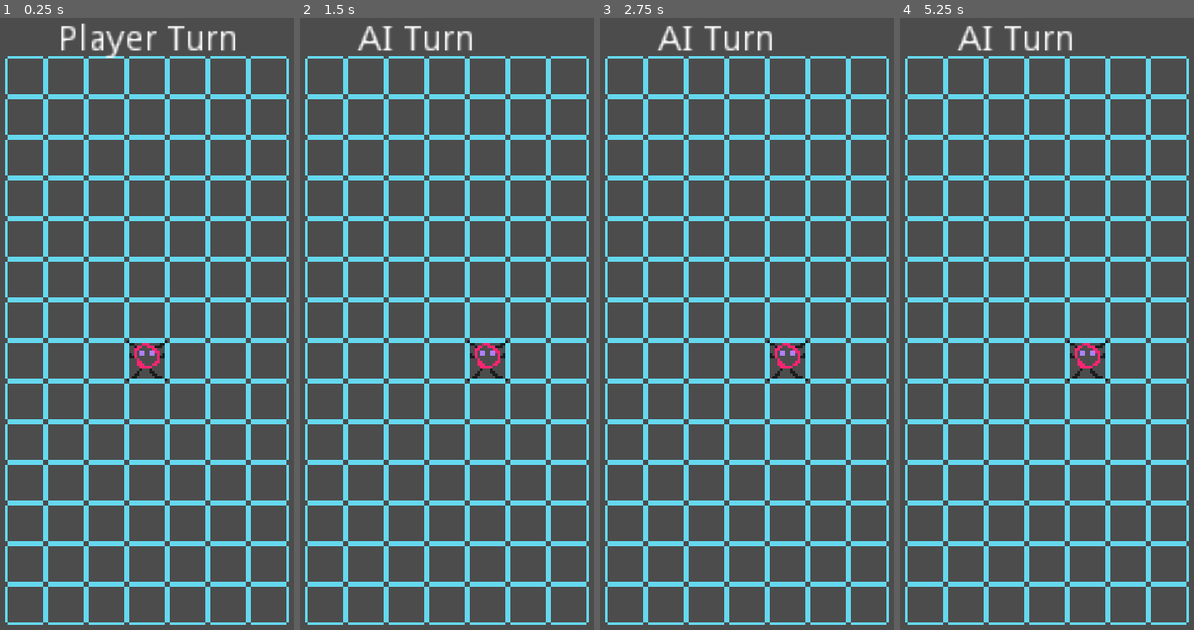
Above: before the commit, frames 1-4 (left to right).
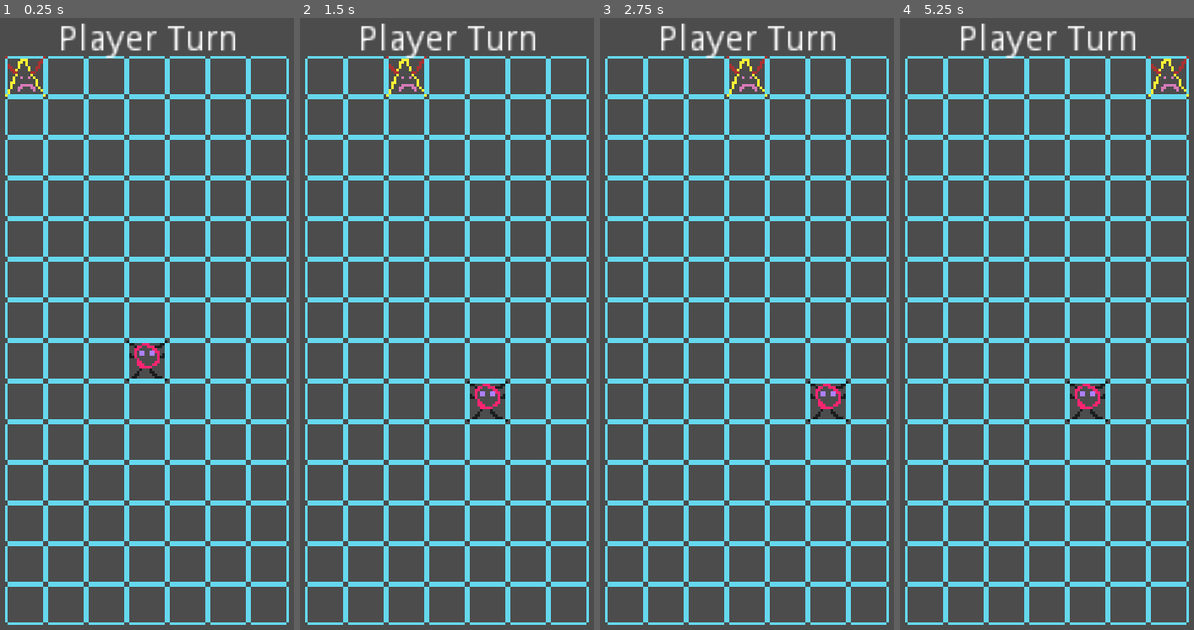
Above: after the commit, the same moments.

Repository: rivergillis/kinda-2048
Game: Godot game, scene res://scenes/Main.tscn
Two runs of this game, one before a commit and one after it. Both use one fixed random seed, a clock stepped at 60 frames per second and the inputs below.
Inputs:
- Up to frame 1 (0.25 s): no input
- Up to frame 2 (1.5 s): tap Enter at 0.5 s; hold Right (move_right) 0.53-1.28 s; tap Space at 1.25 s; hold Down (move_down) from 1.28 s (still down)
- Up to frame 3 (2.75 s): tap Enter at 2 s; release Down (move_down) at 2.03 s; hold Right (move_right) from 2.03 s (still down)
- Up to frame 4 (5.25 s): tap Space at 2.75, 4.25 s; release Right (move_right) at 2.78 s; hold Up (move_up) 2.78-3.53 s; tap Enter at 3.5 s; hold Left (move_left) 3.53-5.03 s; hold Down (move_down) from 5.03 s (still down)

The runs differ from the first frame. In frame 1, 0.2% of the frame differs, in the area x 1-16%, y 6-13%; in frame 2, 2.1%, in the area x 19-81%, y 0-66%; in frame 3, 2.1%; in frame 4, 2.1%.

Commit message:
Enemy moves on turn

Diff:
--- a/project.godot
+++ b/project.godot
@@ -9,6 +9,11 @@
 config_version=4
 
 _global_script_classes=[ {
+"base": "KinematicBody2D",
+"class": "Enemy",
+"language": "GDScript",
+"path": "res://scripts/Enemy.gd"
+}, {
 "base": "KinematicBody2D",
 "class": "Player",
 "language": "GDScript",
@@ -30,6 +35,7 @@
 "path": "res://scripts/WorldGen.gd"
 } ]
 _global_script_class_icons={
+"Enemy": "",
 "Player": "",
 "TileInfo": "",
 "Utils": "",
--- /dev/null
+++ b/scenes/Enemy.tscn
@@ -0,0 +1,20 @@
+[gd_scene load_steps=4 format=2]
+
+[ext_resource path="res://sprites/bad-guy.png" type="Texture" id=1]
+[ext_resource path="res://scripts/Enemy.gd" type="Script" id=2]
+
+[sub_resource type="RectangleShape2D" id=1]
+extents = Vector2( 8, 8 )
+
+[node name="Enemy" type="KinematicBody2D"]
+script = ExtResource( 2 )
+__meta__ = {
+"_edit_group_": true
+}
+
+[node name="Sprite" type="Sprite" parent="."]
+texture = ExtResource( 1 )
+
+[node name="CollisionShape2D" type="CollisionShape2D" parent="."]
+visible = false
+shape = SubResource( 1 )
--- a/scenes/Main.tscn
+++ b/scenes/Main.tscn
@@ -1,12 +1,15 @@
-[gd_scene load_steps=4 format=2]
+[gd_scene load_steps=5 format=2]
 
 [ext_resource path="res://scenes/Player.tscn" type="PackedScene" id=1]
 [ext_resource path="res://scenes/WorldGen.tscn" type="PackedScene" id=2]
 [ext_resource path="res://scripts/dbg/TurnLabel.gd" type="Script" id=3]
+[ext_resource path="res://scenes/Enemy.tscn" type="PackedScene" id=4]
 
 [node name="Node2D" type="Node2D"]
 
 [node name="WorldGen" parent="." instance=ExtResource( 2 )]
+
+[node name="Enemy" parent="WorldGen" instance=ExtResource( 4 )]
 
 [node name="Player" parent="WorldGen" instance=ExtResource( 1 )]
 
--- /dev/null
+++ b/scripts/Enemy.gd
@@ -0,0 +1,24 @@
+extends KinematicBody2D
+
+class_name Enemy
+
+var current_tile: TileInfo = TileInfo.new()
+
+func _process(delta: float) -> void:
+	if GameState.turn == GameState.TurnState.AI_TURN:
+		process_ai_turn(delta)
+
+# warning-ignore:unused_argument
+func process_ai_turn(delta: float) -> void:
+	print("I'm the enemy")
+
+	current_tile.x += 1
+	current_tile = Utils.clamp_tile_position(current_tile)
+	position = Utils.screen_tile_to_px(current_tile)
+	GameState.turn = GameState.TurnState.PLAYER_TURN
+
+func initialize() -> void:
+	current_tile.x = 1
+	current_tile.y = 1
+	position = Utils.screen_tile_to_px(current_tile)
+	visible = true
--- a/scripts/Player.gd
+++ b/scripts/Player.gd
@@ -5,11 +5,8 @@
 var current_tile: TileInfo = TileInfo.new()
 
 func _process(delta: float) -> void:
-	match GameState.turn:
-		GameState.TurnState.PLAYER_TURN:
-			process_player_turn(delta)
-		GameState.TurnState.AI_TURN:
-			return
+	if GameState.turn == GameState.TurnState.PLAYER_TURN:
+		process_player_turn(delta)
 
 # warning-ignore:unused_argument
 func process_player_turn(delta: float) -> void:
--- a/scripts/WorldGen.gd
+++ b/scripts/WorldGen.gd
@@ -14,3 +14,4 @@
 			add_child(tile_bg)
 	GameState.turn = GameState.TurnState.PLAYER_TURN
 	$Player.initialize()
+	$Enemy.initialize()
Not shown, added: sprites/bad-guy.png.import
Not shown, added: sprites/hole.png.import
